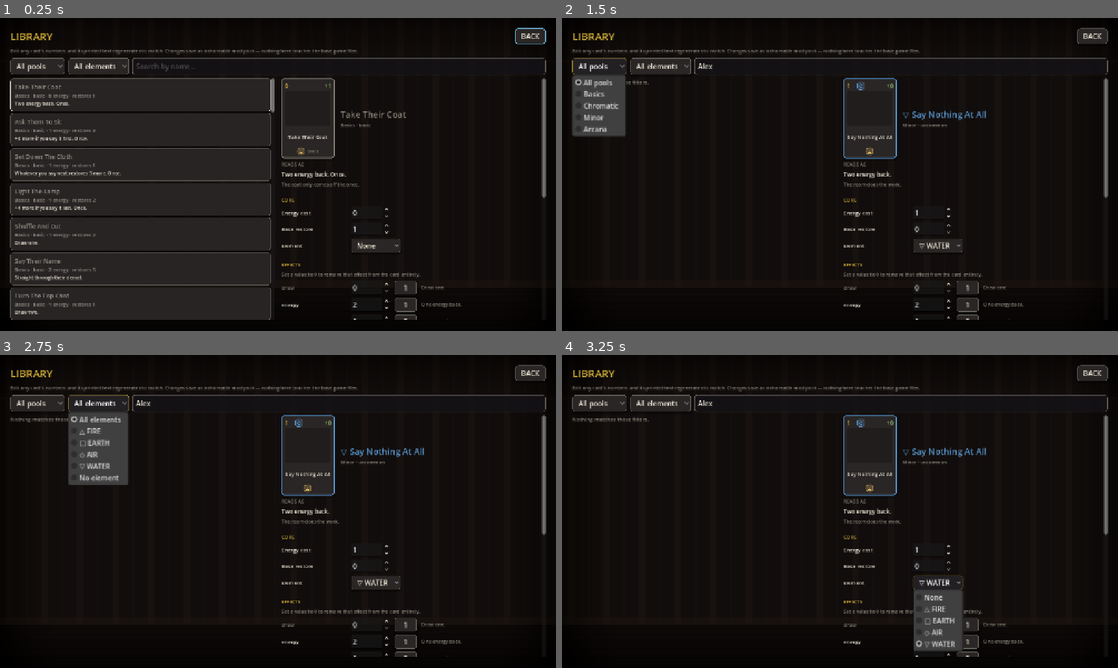
Above: before the commit, frames 1-4 (two rows, left to right).
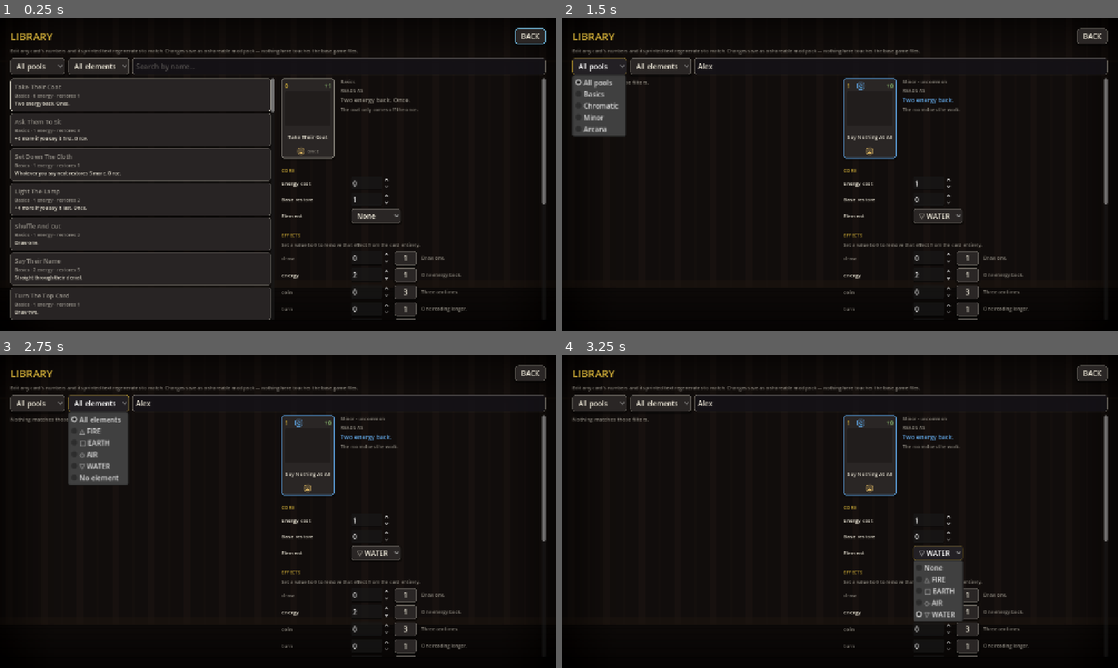
Above: after the commit, the same moments.

Repository: SwanFortune/fortune
Game: Godot game, scene res://scenes/Library.tscn
Same seed, same stepped clock (60 frames per second), same inputs: the game is played once before the commit and once after it. This scene is started directly instead of the project's main scene.
Inputs (mouse positions are in pixels of both pictures, inside the frame that each line leads up to):
- Up to frame 1 (0.25 s): no input
- Up to frame 2 (1.5 s): click (901, 64) at 0.52 s; type "Alex" at 0.6 s; click "All pools" at 1.25 s
- Up to frame 3 (2.75 s): click "All elements" at 2 s
- Up to frame 4 (3.25 s): click "▽ WATER" at 2.75 s

The runs differ from the first frame. In frame 1, 3.1% of the frame differs, in the area x 6-99%, y 19-97%; in frame 2, 2.7%; in frame 3, 2.7%; in frame 4, 4.0%, in the area x 50-99%, y 19-97%.

Commit message:
The editor destroyed the control you were editing with
The card name was printed twice — on the card face and as a heading a
hand's width to its right, which reads as a mistake rather than as a
title. The column beside the face now carries what the face has no room
for: where the card came from, whether it has been changed, the generated
rule at a readable size, and the flavour line. "Basics · basic" is gone
too; that pool holds one rarity, so its name already said it. Asked of the
pool's contents rather than special-cased, so a mod's uniform pool gets
the same treatment.

Then, opening the editor to look at it, a real one.

EVERY EDIT REBUILT THE EDITOR, which freed the very spin box whose
value_changed handler was running. With a mouse the next click of a series
landed on a node that no longer existed; with a keyboard the focus ended
up on nothing on the screen at all, so a player was thrown out of the
panel after every single press.

My first fix was to take the focus back afterwards, and it does not work.
Two measurements worth keeping, both surprises:

  - A SPIN BOX CANNOT HOLD FOCUS. Its focus_mode is NONE; what a player is
    actually on is the LineEdit inside it. grab_focus() on the SpinBox
    warns and does nothing, which is how a restore that looked correct
    restored nothing.
  - Even grabbing the right LineEdit only held to the end of the frame.
    Through call_deferred the grab landed, survived the next deferred
    flush, and was gone by the following frame; scheduling it a frame
    later did not help either. Chasing the focus was treating the symptom.

Nothing required the rebuild. A spin box already holds the value the
player just set. What has to follow a change is everything that READS the
card — the face, the generated text, the CHANGED stamp, the effect
captions, the row in the list — so those are refreshed and the controls
are left alone. No focus to restore, and nothing destroyed mid-gesture.
The "use the usual amount" button is now always built and disabled when
the value already matches, instead of appearing and disappearing: a row
that changes shape is a row that has to be rebuilt, which is the thing
being avoided.

The guard asserts both halves, because either alone passes by accident.
The control must survive — an editor that rebuilds fails it — AND the
readouts must follow the number, which an editor that refreshes nothing
would pass trivially while quietly letting the card face drift from the
values under it. Verified red both ways: putting the rebuild back, and
refreshing nothing.

One thing the probes taught me the hard way: they were writing a real mod
pack to the user directory each run, and cost had climbed to its maximum,
so the signal stopped firing and the measurement went quiet rather than
wrong. The test reverts before and after.

Suite green, 19 files.

Co-Authored-By: Claude Opus 5 <noreply@anthropic.com>
Claude-Session: https://claude.ai/code/session_01J6RRrwyn3hcGZTmEVan3Un

Diff:
--- a/godot/scenes/Library.gd
+++ b/godot/scenes/Library.gd
@@ -38,7 +38,21 @@
 var _selected_name: String = ""
 var _selected_pool: String = ""
 
+## Which card field a control edits, so a change can find the rows that read
+## that field without rebuilding them. See _refresh_readouts.
+const FIELD_KEY := "library_field"
+
+## Marks a label that DESCRIBES a field rather than editing it — repainted when
+## the value changes, never rebuilt. See _refresh_readouts.
+const READOUT_KEY := "library_readout"
+
+## Marks the "use the usual amount" button, with the field and amount it is for,
+## so it can be greyed out when the card already carries that amount.
+const TYPICAL_KEY := "library_typical"
+
 var _list_box: VBoxContainer
+var _heading_box: HBoxContainer
+var _actions_box: HBoxContainer
 var _editor_box: VBoxContainer
 var _summary_label: Label
 
@@ -157,6 +171,33 @@
 func _rarity(c: Dictionary) -> String:
 	var r := str(c.get("r", ""))
 	return I18n.t(r) if r != "" else "?"
+
+
+## "Basics · basic" is one fact said twice — every card in the basics pool is
+## that rarity, so the second word carries nothing. French made it plainer
+## ("Bases · de base") but it stutters in both.
+##
+## Asked of the pool's contents rather than answered with the name of the one
+## pool this is true of today: any pool holding a single rarity says it in its
+## own name, and a mod that ships a uniform pool gets the same courtesy without
+## editing this file.
+func _pool_and_rarity(pool: String, c: Dictionary) -> String:
+	if _rarity_is_implied(pool):
+		return _pool_label(pool)
+	return "%s · %s" % [_pool_label(pool), _rarity(c)]
+
+
+func _rarity_is_implied(pool: String) -> bool:
+	var only := ""
+	for card in _cards_for_pool(pool):
+		var r := str(card.get("r", ""))
+		if r == "":
+			continue
+		if only == "":
+			only = r
+		elif only != r:
+			return false
+	return only != ""
 
 
 func _cards_for_pool(pool: String) -> Array:
@@ -207,7 +248,7 @@
 			[name_line, 14, UIKit.GOLD if edited else el_c],
 			# Through card_price(), so the Library says a card's two numbers in
 			# the same words the reward screen and the hand's tooltip do.
-			["%s · %s · %s" % [_pool_label(pool), _rarity(c), UIKit.card_price(c)], 11, UIKit.DIM],
+			["%s · %s" % [_pool_and_rarity(pool, c), UIKit.card_price(c)], 11, UIKit.DIM],
 			[UIKit.card_text(c), 11, UIKit.INK],
 		]
 		# The selected row is lit at its edge. There is always one now, and
@@ -322,24 +363,65 @@
 	var el = c.get("el")
 	var el_c: Color = UIKit.el_color(el) if el != null and el != "" else UIKit.DIM
 
-	# The card as it is actually dealt, beside its numbers. Every other line here
-	# describes the card in words; this is the object, at the size and with the
-	# art well it has in the hand, so a change to a cost or an element can be
-	# seen landing on the thing rather than only read back as a sentence. Shown
-	# as an illustration — it takes neither the pointer nor a focus stop, which
-	# would otherwise sit between the list and the first spin box.
-	var heading := UIKit.hbox(14)
-	heading.add_child(UIKit.card_face(c, Callable(), true, false))
-	var titles := UIKit.vbox(4)
-	titles.size_flags_horizontal = Control.SIZE_EXPAND_FILL
-	titles.size_flags_vertical = Control.SIZE_SHRINK_CENTER
-	titles.add_child(UIKit.block(UIKit.card_summary(c), 20, el_c))
-	titles.add_child(UIKit.block("%s · %s%s" % [
-		_pool_label(_selected_pool), _rarity(c),
-		"  ·  " + I18n.t("CHANGED") if CardEdits.has_edit(_selected_pool, c["n"]) else "",
-	], 11, UIKit.GOLD if CardEdits.has_edit(_selected_pool, c["n"]) else UIKit.DIM))
-	heading.add_child(titles)
-	_editor_box.add_child(heading)
+	_heading_box = UIKit.hbox(14)
+	_editor_box.add_child(_heading_box)
+	_fill_heading(c)
+
+	_editor_box.add_child(_gap())
+	_editor_box.add_child(UIKit.block(I18n.t("CORE"), 11, UIKit.GOLD))
+	_editor_box.add_child(_int_row(c, "cost", I18n.t("Energy cost"), 0, 6))
+	_editor_box.add_child(_int_row(c, "f", I18n.t("Base restore"), 0, 30))
+	_editor_box.add_child(_element_row(c))
+
+	_editor_box.add_child(_gap())
+	_editor_box.add_child(UIKit.block(I18n.t("EFFECTS"), 11, UIKit.GOLD))
+	_editor_box.add_child(UIKit.block(
+		I18n.t("Set a value to 0 to remove that effect from the card entirely."), 11, UIKit.DIM))
+	for e in Content.card_effects:
+		_editor_box.add_child(_effect_row(c, e))
+
+	_editor_box.add_child(_gap())
+	_editor_box.add_child(UIKit.block(I18n.t("FLAGS"), 11, UIKit.GOLD))
+	for key in FLAGS:
+		_editor_box.add_child(_flag_row(c, key, I18n.t(FLAGS[key])))
+
+	_editor_box.add_child(_gap())
+	_actions_box = UIKit.hbox(8)
+	_editor_box.add_child(_actions_box)
+	_fill_actions(c)
+
+
+## THE HEADING, WHICH IS EVERYTHING THAT ONLY READS THE CARD.
+##
+## Split out from the rest of the editor because these are the parts a change
+## has to update, and the spin boxes are the parts it must NOT: see _apply.
+##
+## The card face is the object as it is actually dealt — same size, same art
+## well, so a change to a cost or an element is seen landing on the thing rather
+## than only read back as a sentence. It is an illustration: it takes neither
+## the pointer nor a focus stop, which would otherwise sit between the list and
+## the first spin box.
+##
+## It also prints the card's NAME, which is why nothing beside it does. A 20px
+## heading of the same three words a hand's width from the card face read as a
+## mistake rather than as a title. What goes in that column is everything the
+## face has no room for: where the card comes from, whether it has been changed,
+## the generated rule text in full, and the flavour line.
+func _fill_heading(c: Dictionary) -> void:
+	for child in _heading_box.get_children():
+		child.queue_free()
+		_heading_box.remove_child(child)
+	var el = c.get("el")
+	var el_c: Color = UIKit.el_color(el) if el != null and el != "" else UIKit.DIM
+	var edited := CardEdits.has_edit(_selected_pool, c["n"])
+
+	_heading_box.add_child(UIKit.card_face(c, Callable(), true, false))
+	var beside := UIKit.vbox(4)
+	beside.size_flags_horizontal = Control.SIZE_EXPAND_FILL
+	beside.add_child(UIKit.block("%s%s" % [
+		_pool_and_rarity(_selected_pool, c),
+		"  ·  " + I18n.t("CHANGED") if edited else "",
+	], 11, UIKit.GOLD if edited else UIKit.DIM))
 
 	# Which pack this card came from, when it is not the base game's. The stamp
 	# is put on by ModLoader; showing it here answers the question a player with
@@ -347,46 +429,88 @@
 	# who last changed it?" — which used to need reading JSON by hand.
 	var pack := str(c.get("_pack", ""))
 	if pack != "" and pack != "parlour.base":
-		_editor_box.add_child(UIKit.block(I18n.t("from %s") % pack, 11, UIKit.GOLD))
-
-	# Live preview: exactly the text a player sees, regenerated from the
-	# current field values rather than stored separately.
-	var preview := UIKit.block(UIKit.card_text(c), 13, UIKit.INK)
-	_editor_box.add_child(UIKit.block(I18n.t("READS AS"), 11, UIKit.DIM))
-	_editor_box.add_child(preview)
+		beside.add_child(UIKit.block(I18n.t("from %s") % pack, 11, UIKit.GOLD))
+
+	# Live preview: exactly the text a player sees, regenerated from the current
+	# field values rather than stored separately. The card face carries the same
+	# text at card size, where a long rule is three tight lines; this is the
+	# readable copy, and the one that has to stay legible while the spin boxes
+	# below are being turned.
+	beside.add_child(UIKit.block(I18n.t("READS AS"), 11, UIKit.DIM))
+	beside.add_child(UIKit.block(UIKit.card_text(c), 14, el_c))
 	if c.get("fl", "") != "":
-		_editor_box.add_child(UIKit.block(I18n.card_flavor(c), 11, UIKit.DIM))
-
-	_editor_box.add_child(_gap())
-	_editor_box.add_child(UIKit.block(I18n.t("CORE"), 11, UIKit.GOLD))
-	_editor_box.add_child(_int_row(c, "cost", I18n.t("Energy cost"), 0, 6))
-	_editor_box.add_child(_int_row(c, "f", I18n.t("Base restore"), 0, 30))
-	_editor_box.add_child(_element_row(c))
-
-	_editor_box.add_child(_gap())
-	_editor_box.add_child(UIKit.block(I18n.t("EFFECTS"), 11, UIKit.GOLD))
-	_editor_box.add_child(UIKit.block(
-		I18n.t("Set a value to 0 to remove that effect from the card entirely."), 11, UIKit.DIM))
-	for e in Content.card_effects:
-		_editor_box.add_child(_effect_row(c, e))
-
-	_editor_box.add_child(_gap())
-	_editor_box.add_child(UIKit.block(I18n.t("FLAGS"), 11, UIKit.GOLD))
-	for key in FLAGS:
-		_editor_box.add_child(_flag_row(c, key, I18n.t(FLAGS[key])))
-
-	_editor_box.add_child(_gap())
-	var actions := UIKit.hbox(8)
+		beside.add_child(UIKit.block(I18n.card_flavor(c), 11, UIKit.DIM))
+	_heading_box.add_child(beside)
+
+
+## REVERT THIS CARD only exists once there is something to revert, so this row
+## changes shape and is rebuilt with the heading. Nothing in it is ever mid-use
+## when that happens: pressing either button reloads the whole screen anyway.
+func _fill_actions(c: Dictionary) -> void:
+	for child in _actions_box.get_children():
+		child.queue_free()
+		_actions_box.remove_child(child)
 	if CardEdits.has_edit(_selected_pool, c["n"]):
-		actions.add_child(UIKit.button(I18n.t("REVERT THIS CARD"), func():
+		_actions_box.add_child(UIKit.button(I18n.t("REVERT THIS CARD"), func():
 			CardEdits.revert_card(_selected_pool, c["n"])
 			_reload_content()
 		))
-	actions.add_child(UIKit.button(I18n.t("REVERT ALL CARDS"), func():
+	_actions_box.add_child(UIKit.button(I18n.t("REVERT ALL CARDS"), func():
 		CardEdits.revert_all()
 		_reload_content()
 	))
-	_editor_box.add_child(actions)
+
+
+func _all_editor_controls(node: Node, out: Array[Control] = []) -> Array[Control]:
+	for child in node.get_children():
+		if child is Control and not child.is_queued_for_deletion():
+			out.append(child)
+		_all_editor_controls(child, out)
+	return out
+
+
+## What a change to a number actually has to update.
+##
+## Editing used to call _reload_content(), which rebuilds the editor — and so
+## FREED THE VERY SPIN BOX whose value_changed handler was running. Turning a
+## cost from 1 to 2 destroyed the control under the pointer: the next click of a
+## series landed on a node that no longer existed, and the focus ended up on
+## nothing that was on the screen any more, so a keyboard player was thrown out
+## of the panel after every single press.
+##
+## The first fix was to take the focus back afterwards. It does not work, and
+## the measurements are worth keeping: a SpinBox cannot hold focus at all (its
+## focus_mode is NONE — what a player is on is the LineEdit inside it, and
+## grab_focus on the SpinBox prints a warning and does nothing), and even
+## grabbing the right LineEdit only held until the end of the frame, whether
+## deferred or scheduled a frame later. Chasing the focus was treating the
+## symptom.
+##
+## Nothing required the rebuild. A spin box already holds the value the player
+## just set; what has to follow a change is everything that READS the card — the
+## face, the generated text, the CHANGED stamp, the effect captions and hints,
+## the list row. So those are refreshed and the controls are left alone, which
+## also means no focus to restore and no node destroyed mid-gesture.
+func _refresh_readouts() -> void:
+	var c := _selected_card()
+	if c.is_empty():
+		return
+	_fill_heading(c)
+	_fill_actions(c)
+	for node in _all_editor_controls(_editor_box):
+		if not node.has_meta(READOUT_KEY):
+			continue
+		var field := str(node.get_meta(READOUT_KEY))
+		# The caption of an effect row goes bright once the card carries it, and
+		# dim again when it is set back to zero.
+		if node is Label:
+			(node as Label).add_theme_color_override(
+				"font_color", UIKit.INK if c.has(field) else UIKit.DIM)
+	for node in _all_editor_controls(_editor_box):
+		if not node.has_meta(TYPICAL_KEY) or not node is Button:
+			continue
+		var pair: Array = node.get_meta(TYPICAL_KEY)
+		(node as Button).disabled = int(c.get(str(pair[0]), 0)) == int(pair[1])
 
 
 func _gap() -> Control:
@@ -407,7 +531,10 @@
 	else:
 		c[field] = value
 	CardEdits.set_card(_selected_pool, c)
-	_reload_content()
+	Content.reload()
+	_refresh_summary()
+	_rebuild_list()
+	_refresh_readouts()
 
 
 ## Editing a card here used to change the registry and leave a run in progress
@@ -434,6 +561,7 @@
 	spin.value = float(c.get(field, 0))
 	spin.custom_minimum_size.x = 90
 	spin.value_changed.connect(func(v: float): _apply(field, int(v)))
+	spin.set_meta(FIELD_KEY, field)
 	row.add_child(spin)
 	return row
 
@@ -447,6 +575,7 @@
 
 	var cap := UIKit.label(field, 12, UIKit.INK if c.has(field) else UIKit.DIM)
 	cap.custom_minimum_size.x = 150
+	cap.set_meta(READOUT_KEY, field)
 	row.add_child(cap)
 
 	var spin := SpinBox.new()
@@ -456,17 +585,26 @@
 	spin.value = float(c.get(field, 0))
 	spin.custom_minimum_size.x = 90
 	spin.value_changed.connect(func(v: float): _apply(field, null if int(v) == 0 else int(v)))
+	spin.set_meta(FIELD_KEY, field)
 	row.add_child(spin)
 
 	# The registry's own suggested amount for this effect (card_effects' "d":
 	# draw 1, coin 3, next 4, solo 6...). It was ported and then read by
 	# nothing, which left every effect starting at 0 — turning "give this card
 	# the solo bonus" into six clicks on a spin box. One button instead.
+	#
+	# ALWAYS BUILT, disabled when the value is already the suggested one, rather
+	# than added and removed as the number changes. A row that changes shape is a
+	# row that has to be rebuilt, and rebuilding the row the player is using is
+	# the whole problem _refresh_readouts exists to avoid — the button would
+	# vanish from under the pointer on the click that made the value match.
 	var typical := int(e.get("d", 0))
-	if typical > 0 and int(c.get(field, 0)) != typical:
+	if typical > 0:
 		var use := UIKit.button(str(typical), func(): _apply(field, typical))
 		use.tooltip_text = I18n.t("The usual amount for this effect.")
 		use.custom_minimum_size = Vector2(52, 28)
+		use.disabled = int(c.get(field, 0)) == typical
+		use.set_meta(TYPICAL_KEY, [field, typical])
 		row.add_child(use)
 
 	var hint := UIKit.label(_effect_hint(e), 11, UIKit.DIM)
@@ -502,6 +640,7 @@
 	var box := CheckButton.new()
 	box.button_pressed = bool(c.get(field, false))
 	box.toggled.connect(func(pressed: bool): _apply(field, true if pressed else null))
+	box.set_meta(FIELD_KEY, field)
 	row.add_child(box)
 	row.add_child(UIKit.label(caption, 12, UIKit.INK))
 	return row
@@ -528,6 +667,7 @@
 		i += 1
 	opt.select(selected)
 	opt.item_selected.connect(func(idx: int): _apply("el", opt.get_item_metadata(idx)))
+	opt.set_meta(FIELD_KEY, "el")
 	row.add_child(opt)
 	return row
 
--- a/godot/tests/test_scenes.gd
+++ b/godot/tests/test_scenes.gd
@@ -191,6 +191,7 @@
 	await _test_a_readings_tally_reads_as_pairs()
 	await _test_the_reading_screens_are_centred()
 	await _test_the_library_always_shows_a_card()
+	await _test_editing_a_card_does_not_destroy_the_control()
 	await _visit_scene("settings", "res://scenes/SettingsMenu.tscn")
 	await _visit_scene("library", "res://scenes/Library.tscn")
 
@@ -274,6 +275,77 @@
 	root.size = restore_size
 	await process_frame
 	print("--- the pages of prose are centred and hold their measure ---")
+
+
+## CHANGING A NUMBER DOES NOT DESTROY THE CONTROL YOU CHANGED IT WITH.
+##
+## Every edit wrote the card and then rebuilt the whole editor — which freed the
+## very spin box whose value_changed handler was running. With a mouse, the next
+## click of a series landed on a node that no longer existed; with a keyboard,
+## the focus ended up on nothing that was on the screen any more, so a player was
+## thrown out of the panel after every press.
+##
+## Both halves are asserted, because either alone is passable by accident. The
+## control has to survive — an editor that rebuilds itself fails that. And the
+## readouts have to follow the number — an editor that refreshes NOTHING passes
+## the first half trivially, and is a screen where the card face and the printed
+## text quietly stop matching the values under them.
+##
+## The stamp is the readout under test: an untouched card carries no CHANGED,
+## and one edit is enough to earn it.
+func _test_editing_a_card_does_not_destroy_the_control() -> void:
+	var edits: Node = root.get_node("CardEdits")
+	# From a clean slate, and put back afterwards: this writes a real mod pack to
+	# the user directory, exactly as the screen does for a player.
+	edits.revert_all()
+	content.reload()
+
+	var instance: Node = load("res://scenes/Library.tscn").instantiate()
+	root.add_child(instance)
+	for i in 3:
+		await process_frame
+
+	var spin := _first_of_class(instance.get("_editor_box"), "SpinBox") as SpinBox
+	if spin == null:
+		printerr("FAIL: the library's editor has no spin box to change")
+		instance.queue_free()
+		return
+	# A SPIN BOX CANNOT TAKE THE FOCUS — focus_mode NONE, and grab_focus() on it
+	# warns and does nothing. What a player is actually on is the LineEdit
+	# inside, which is what this has to hold on to.
+	var field_edit := spin.get_line_edit()
+	field_edit.grab_focus()
+	await process_frame
+	var held := field_edit.get_instance_id()
+
+	spin.value = spin.value + 1
+	for i in 4:
+		await process_frame
+
+	if not is_instance_id_valid(held):
+		printerr("FAIL: changing a card's number freed the control that changed it")
+	var owner := root.gui_get_focus_owner()
+	if owner == null or owner.get_instance_id() != held:
+		printerr("FAIL: changing a card's number moved the focus off the field being edited (now %s) — a keyboard player is thrown out of the panel on every press"
+			% ("nothing" if owner == null else owner.get_class()))
+
+	# I18n by node, not by bare name: an autoload's global identifier does not
+	# resolve in a `godot -s` script. See Content.gd's header.
+	var i18n: Node = root.get_node("I18n")
+	var changed_word: String = i18n.t("CHANGED")
+	var stamped := false
+	for node in _all_of(instance.get("_editor_box"), []):
+		if node is Label and (node as Label).text.contains(changed_word):
+			stamped = true
+			break
+	if not stamped:
+		printerr("FAIL: a card was edited and the editor never said CHANGED — the readouts do not follow the numbers under them")
+
+	instance.queue_free()
+	await process_frame
+	edits.revert_all()
+	content.reload()
+	print("--- editing a card leaves the control you are using alone ---")
 
 
 ## THE LIBRARY ALWAYS HAS A CARD OPEN, AND IT IS ONE THE LIST IS SHOWING.
